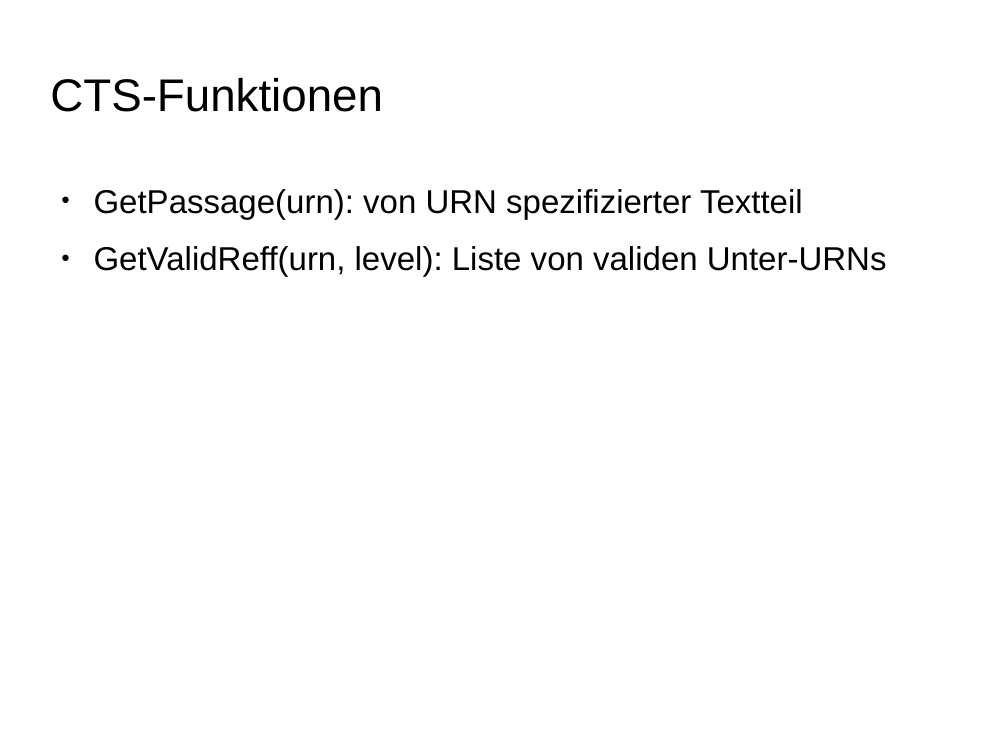
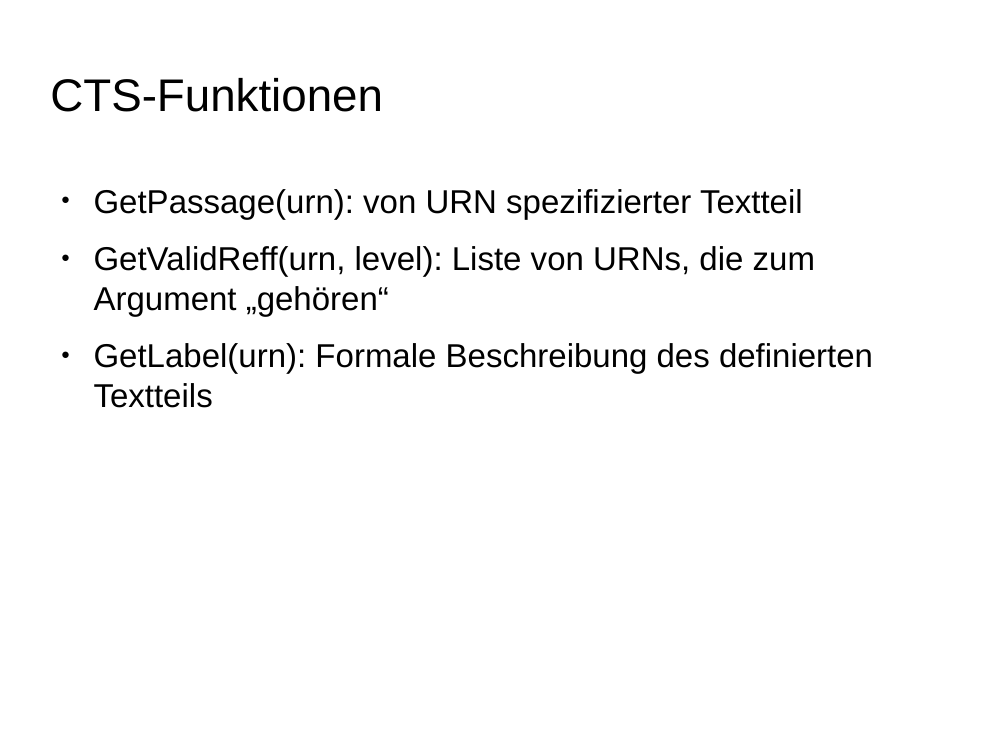
Before and after one commit to alkern/TeiRD, a slide deck: slide 10 of doc/präsentation.odp (slide 8 before the commit). Drawn at 1008x756 pixels with LibreOffice and Linux fonts; fonts in the diff are those of the drawing; background and template pictures are left out. Boxes give left, top, right and bottom in pixels: in the first picture for what was removed or moved away, otherwise in the second. Text is boxed around its words. In the diff, an @@ line names an element or a change of style, - is before the commit and + after.

Commit message:
finished presentation

```diff
--- a/doc/präsentation.odp
+++ b/doc/präsentation.odp
@@ text at bbox=[94, 246, 873, 408]: text changed @@
-● GetValidReff(urn, level): Liste von validen Unter-URNs
+● GetValidReff(urn, level): Liste von URNs, die zum Argument „gehören“
+● GetLabel(urn): Formale Beschreibung des definierten Textteils
```
Also in this commit, not shown: 6 other slides changed, 14 slides added, 5 other files.
